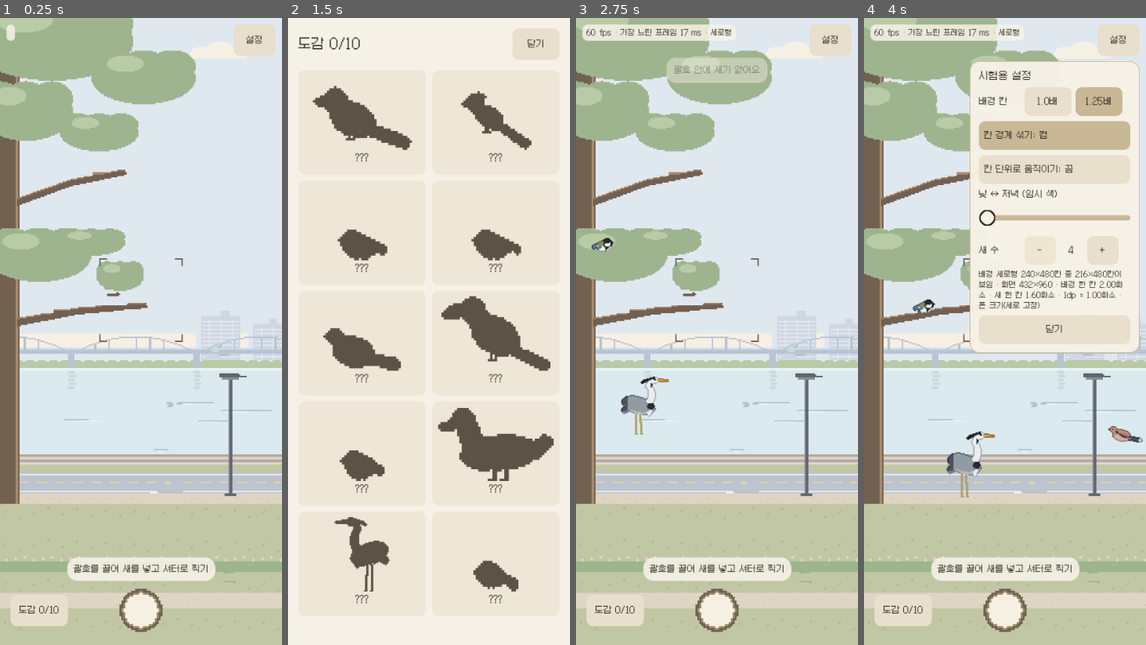
Above: before the commit, frames 1-4 (left to right).
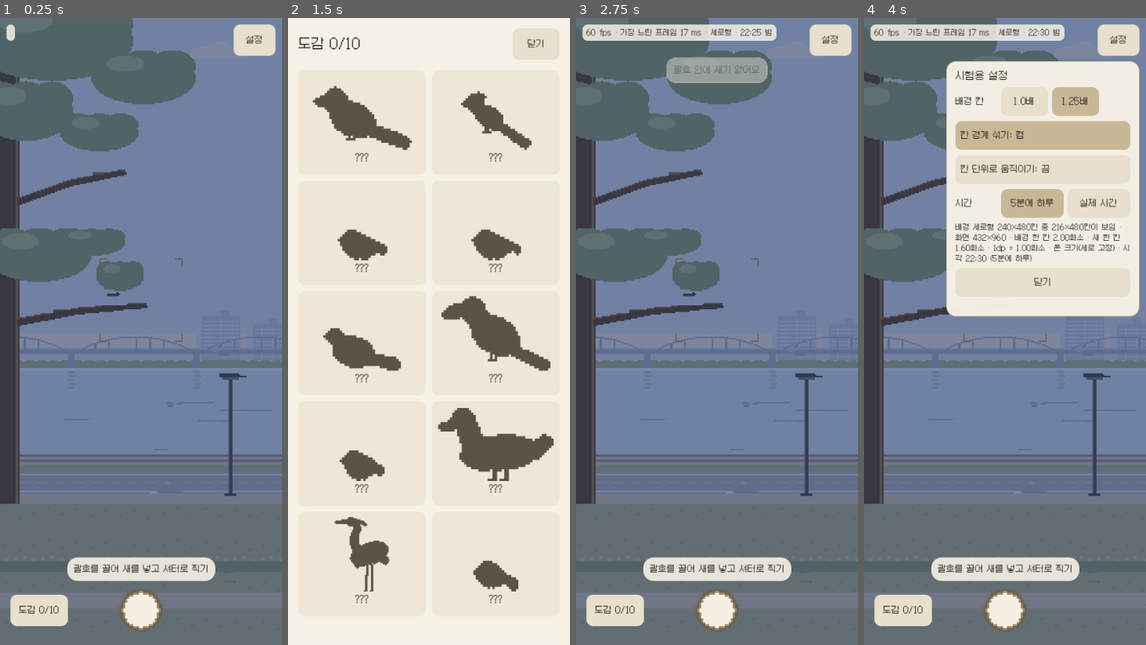
Above: after the commit, the same moments.

Repository: archi142857/nearwings
Game: Godot game, scene res://scenes/main.tscn
Same seed, same stepped clock (60 frames per second), same inputs: the game is played once before the commit and once after it.
Inputs (mouse positions are in pixels of both pictures, inside the frame that each line leads up to):
- Up to frame 1 (0.25 s): no input
- Up to frame 2 (1.5 s): click (429, 607) at 0.52 s; click "도감 0/10" at 1.25 s
- Up to frame 3 (2.75 s): click "닫기" at 2 s
- Up to frame 4 (4 s): click "설정" at 2.75 s; click (1038, 249) at 3.5 s, where only the run before the commit has a clickable "-"

The runs differ from the first frame. In frame 1, 96% of the frame differs, in the area x 0-100%, y 0-100%; in frame 2, nothing differs; in frame 3, 94%; in frame 4, 76%.

Commit message:
새 0~2마리, 시간대 배경 / Limit birds to 0-2 and add time-of-day backgrounds
- 한 화면의 새를 0~2마리로: 없으면 평균 10초에 한 마리, 두 번째 새는 그 1/12 빠르기, 8~24초 머묾. 설정에서 바꾸지 않음(core/bird_rules.gd)
- 배경과 새 빛깔이 시간대(새벽·낮·저녁·밤)를 따름. 기본 5분에 하루, 시험용 설정에서 실제 시간으로 바꿔 볼 수 있음(core/time_of_day.gd)
- 임시 새벽·밤 색표(tools/time_palettes.py)와 벌마다 구운 그림
- 시험: 새 수 분포(없음 31%·한 마리 63%·두 마리 5%), 시간대 섞기, 캡처에 새벽·해 질 녘·밤 추가. 단위 시험 오류도 실패로 침. 버전 0.1.2

- Limit birds on screen to 0-2: one arrives on average every 10 s when empty, a second at 1/12 that rate, each stays 8-24 s; not user-adjustable (core/bird_rules.gd)
- Background and bird tint follow the time of day (dawn, day, evening, night); a day lasts 5 minutes by default, switchable to real time in the test settings (core/time_of_day.gd)
- Temporary dawn and night palettes (tools/time_palettes.py) baked for every set
- Tests: bird count distribution (31% none, 63% one, 5% two), time-of-day blending, dawn/dusk/night captures; script errors in unit tests now fail the check; version 0.1.2

Diff:
--- a/game/assets/habitats/urban_river_park/palettes.json
+++ b/game/assets/habitats/urban_river_park/palettes.json
@@ -1,8 +1,10 @@
 {
- "note": "임시: 디자인 캔버스 시안(폴더블 화면)에서 모은 색. 저녁은 코드 세션이 만든 임시 변환이다.",
+ "note": "임시: 디자인 캔버스 시안(폴더블 화면)에서 모은 색. 저녁·새벽·밤은 코드 세션이 낮 색에서 만든 임시 변환이다(tools/canvas_import.py, tools/time_palettes.py). 디자인 세션의 시간대 색표가 오면 바꾼다.",
  "order": [
   "day",
-  "evening"
+  "dawn",
+  "evening",
+  "night"
  ],
  "palettes": {
   "day": [
@@ -70,6 +72,72 @@
    "#877c77",
    "#d4b389",
    "#735b42"
+  ],
+  "dawn": [
+   "#ccc5d8",
+   "#b2aa97",
+   "#c8c7d7",
+   "#949a86",
+   "#ccb5b2",
+   "#afa7ba",
+   "#abac99",
+   "#705555",
+   "#beb7cc",
+   "#e2cbce",
+   "#cec5d8",
+   "#a9a8be",
+   "#957a63",
+   "#a79292",
+   "#cab5b9",
+   "#dfccce",
+   "#d4cfdd",
+   "#d9cddc",
+   "#9b776a",
+   "#bdb8cc",
+   "#9c9783",
+   "#b6bacb",
+   "#615968",
+   "#d0b69b",
+   "#cdb5b1",
+   "#a1abbe",
+   "#e0abbc",
+   "#bea59e",
+   "#817d90",
+   "#cfb6a5",
+   "#6b5851"
+  ],
+  "night": [
+   "#7181a3",
+   "#626e73",
+   "#6f82a3",
+   "#506466",
+   "#717687",
+   "#606d8d",
+   "#5e7074",
+   "#393742",
+   "#69779b",
+   "#7f849c",
+   "#7280a3",
+   "#5c6d90",
+   "#504f4c",
+   "#5b5e6f",
+   "#70768c",
+   "#7c859c",
+   "#7687a7",
+   "#7986a6",
+   "#544d51",
+   "#68789b",
+   "#546264",
+   "#647999",
+   "#303a50",
+   "#737776",
+   "#727686",
+   "#576f90",
+   "#7d6f8e",
+   "#696b78",
+   "#44516d",
+   "#73777d",
+   "#36393f"
   ]
  }
 }
--- a/game/scripts/app.gd
+++ b/game/scripts/app.gd
@@ -7,7 +7,9 @@
 ##   --seed=<n>       새 움직임을 매번 같게
 ##   --prewarm        새를 처음부터 앉혀 둔다
 ##   --set=<portrait|square|landscape>  배경 벌을 정해 쓴다 (기본은 화면 비율에 가장 가까운 벌)
-##   --bg_ratio=<r> --evening=<0~1> --smooth=<0|1> --snap=<0|1> --bird_count=<n> --ui=<0|1>
+##   --hour=<0~24>    그 시각에 멈춘다 (화면 캡처·시험용)
+##   --time=<fast|real>  시간: 5분에 하루(fast, 기본) 또는 기기 시계(real)
+##   --bg_ratio=<r> --smooth=<0|1> --snap=<0|1> --ui=<0|1>
 
 signal settings_changed
 
@@ -17,8 +19,7 @@
 	"bg_ratio": 1.25,       # 배경 칸이 새 칸의 몇 배인지 (결정 기록: 1.25)
 	"smooth_edges": true,   # 정수가 아닌 배율에서 칸 경계만 1화소 안에서 섞기
 	"snap_motion": false,   # 새와 화면을 칸 단위로 끊어 움직이기 (비교용)
-	"evening": 0.0,         # 0 = 낮, 1 = 저녁 (임시 저녁 색표)
-	"bird_count": 5,
+	"time_mode": "fast",    # 시간 흐름: fast = 5분에 하루, real = 기기 시계 (둘 중 하나로 정하기 전 시험용)
 	"show_ui": true,
 }
 
@@ -34,14 +35,12 @@
 		rng.randomize()
 	if args.has("bg_ratio"):
 		settings["bg_ratio"] = float(args["bg_ratio"])
-	if args.has("evening"):
-		settings["evening"] = float(args["evening"])
+	if args.has("time"):
+		settings["time_mode"] = "real" if args["time"] == "real" else "fast"
 	if args.has("smooth"):
 		settings["smooth_edges"] = args["smooth"] != "0"
 	if args.has("snap"):
 		settings["snap_motion"] = args["snap"] != "0"
-	if args.has("bird_count"):
-		settings["bird_count"] = int(args["bird_count"])
 	if args.has("ui"):
 		settings["show_ui"] = args["ui"] != "0"
 	get_tree().root.size_changed.connect(apply_orientation_policy)
--- a/game/scripts/background.gd
+++ b/game/scripts/background.gd
@@ -2,12 +2,14 @@
 ## 서식지 배경 한 벌. 1칸 = 장면 좌표 1.
 ## 서식지마다 세로형·정사각형·가로형 세 벌(portrait, square, landscape 폴더)이 있고 색표(palettes.json)는 하나다.
 ## 원본은 벌마다 index.png(칸마다 색 번호)이고, tools/bake_palettes.py가 색표마다 baked_<이름>.png로 구워 둔다.
-## 화면에는 구운 그림을 그리고 낮·저녁 사이는 두 장을 섞는다.
+## 화면에는 구운 그림을 그리고, 시간대가 바뀌는 사이는 이웃한 두 시간대 그림을 섞는다(TimeOfDay).
 ## (SubViewport로 실행 중에 굽는 방법은 Compatibility 렌더러에서 색이 어두워져 쓰지 않는다.)
 
 var habitat_dir := ""
 var palette_order: Array = []
 var mat: ShaderMaterial
+var textures := {}        # 지금 벌의 색표 이름 → 구운 그림
+var shown := ["", ""]     # 지금 섞고 있는 두 색표
 
 
 func setup(dir: String) -> void:
@@ -33,19 +35,34 @@
 
 
 func use_set(set_id: String) -> void:
-	var dir := habitat_dir + "/" + set_id
-	texture = load(dir + "/baked_%s.png" % palette_order[0])
-	if palette_order.has("evening"):
-		mat.set_shader_parameter("tex_b", load(dir + "/baked_evening.png"))
+	textures.clear()
+	for p in palette_order:
+		textures[p] = load("%s/%s/baked_%s.png" % [habitat_dir, set_id, p])
+	shown = ["", ""]
+	_show(palette_order[0], palette_order[0], 0.0)
 
 
 func scene_size() -> Vector2:
 	return Vector2(texture.get_size())
 
 
-## 0 = 낮, 1 = 저녁.
-func set_evening(amount: float) -> void:
-	mat.set_shader_parameter("mix_ab", clampf(amount, 0.0, 1.0))
+## 시각(0~24시)에 맞는 색으로 그린다. 없는 색표는 낮 색표로 대신한다.
+func set_time(hour: float) -> void:
+	var b := TimeOfDay.blend(hour)
+	_show(b[0], b[1], b[2])
+
+
+func _show(a: String, b: String, t: float) -> void:
+	if not textures.has(a):
+		a = palette_order[0]
+	if not textures.has(b):
+		b = palette_order[0]
+	if a != shown[0]:
+		texture = textures[a]
+	if b != shown[1]:
+		mat.set_shader_parameter("tex_b", textures[b])
+	shown = [a, b]
+	mat.set_shader_parameter("mix_ab", clampf(t, 0.0, 1.0))
 
 
 func set_smooth(on: bool) -> void:
--- a/game/scripts/birds/bird.gd
+++ b/game/scripts/birds/bird.gd
@@ -77,7 +77,7 @@
 	feet = at_feet
 	state = State.PERCHED
 	facing_left = App.rng.randf() < 0.5
-	stay = App.rng.randf_range(5.0, 12.0)
+	stay = App.rng.randf_range(BirdRules.STAY_MIN, BirdRules.STAY_MAX)
 	idle_left = App.rng.randf_range(1.5, 4.0)
 	_update()
 
--- a/game/scripts/birds/bird_spawner.gd
+++ b/game/scripts/birds/bird_spawner.gd
@@ -1,14 +1,13 @@
 class_name BirdSpawner
 extends Node
-## 새를 정해진 수만큼 유지한다.
-## 어떤 새가 언제 오는지, 한 번에 몇 마리까지인지는 화면과 상관없이 정한다. 그래야 기기마다 새가 오는 확률이 같다
-## (결정 기록 2026-10-22). 온 새는 지금 보이는 횃대 가운데 그 새가 앉을 수 있는 곳에 앉고,
-## 자리가 없으면 다른 새로 바꾸지 않고 자리가 날 때까지 기다린다.
+## 새가 오고 가는 것을 맡는다. 몇 마리가 얼마나 자주 오는지는 BirdRules(한 화면 0~2마리, 2마리는 드물게)를 따른다.
+## 어떤 새가 언제 오는지는 화면과 상관없이 정한다. 그래야 기기마다 새가 오는 확률이 같다(결정 기록 2026-10-22).
+## 온 새는 지금 보이는 횃대 가운데 그 새가 앉을 수 있는 곳에 앉고, 자리가 없으면 다른 새로 바꾸지 않고 기다린다.
 ## 그래서 배경 세 벌 모두 화면에 늘 보이는 곳(안전 영역)에 그 서식지 새들이 앉을 횃대가 다 있어야 한다(tools/perch_check.py).
 
 const MARGIN := 3.0             # 화면 가장자리에서 띄울 칸
 const OFFSCREEN_LIMIT := 8.0    # 앉은 새가 화면 밖에 이만큼 있으면 치운다 (초)
-const PASS_CHANCE := 0.22       # 내려앉지 않고 지나가기만 하는 새의 비율
+const RETRY := 1.0              # 오기로 정한 새가 앉을 자리를 다시 찾는 간격 (초)
 const WAIT_LIMIT := 20.0        # 앉을 자리를 이만큼 못 찾으면 그 새는 안 온 것으로 친다 (초, 자료가 틀렸을 때만)
 
 var main: Node                  # view_rect(), play_rect(), bird_cell(), pixel_step() 제공
@@ -16,9 +15,9 @@
 var db: SpeciesDB
 var perches: Perches
 var mat: ShaderMaterial
-var cooldown := 0.4
 var waiting: Dictionary = {}    # 오기로 정했지만 아직 앉을 자리를 못 찾은 새 (종)
 var waited := 0.0
+var retry := 0.0
 
 
 func setup(main_node: Node, bird_layer: Node2D, species_db: SpeciesDB, sharp_material: ShaderMaterial) -> void:
@@ -66,17 +65,18 @@
 	return {}
 
 
-## 화면 캡처용: 새를 처음부터 앉혀 두고 한 마리는 날게 한다.
+## 화면 캡처·자체 시험용: 한 마리는 앉혀 두고(오래 머물게) 한 마리는 지나가게 한다. 두 마리가 함께 있는 드문 때다.
 func prewarm() -> void:
 	var view: Rect2 = main.view_rect()
-	var tries := 0
-	while active_birds().size() < int(App.settings["bird_count"]) and tries < 40:
-		tries += 1
-		_spawn(view, true)
-	var b := _spawn_passer(view)
-	if b != null:
-		b.t = b.dur * 0.45
-		b._process(0.0)
+	for tries in 40:
+		var b := _spawn(view, true)
+		if b != null:
+			b.stay = 60.0
+			break
+	var p := _spawn_passer(view)
+	if p != null:
+		p.t = p.dur * 0.45
+		p._process(0.0)
 
 
 ## 벌이 바뀌었을 때(회전·접기·창 크기): 앉아 있던 새는 새 장면에서 자리를 다시 찾아 그대로 앉히고, 날던 새는 치운다.
@@ -100,10 +100,11 @@
 
 func _process(delta: float) -> void:
 	var view: Rect2 = main.view_rect()
-	var excess := -int(App.settings["bird_count"])
+	var present := 0
 	for b in active_birds():
 		if b.state != Bird.State.LEAVING:
-			excess += 1
+			present += 1
+	var excess := present - BirdRules.MAX_BIRDS
 	for b in active_birds():
 		b.bird_cell = main.bird_cell()
 		b.step = main.pixel_step()
@@ -122,17 +123,19 @@
 				b.leave(_exit_point(view, b.feet))
 	if not waiting.is_empty():
 		waited += delta
+		retry -= delta
 		if waited > WAIT_LIMIT:
 			push_warning("%s: 앉을 자리를 %d초 동안 못 찾았다 (횃대 자료 확인)" % [waiting["id"], int(WAIT_LIMIT)])
 			waiting = {}
-	cooldown -= delta
-	if cooldown <= 0.0:
-		cooldown = App.rng.randf_range(0.6, 2.2)
-		if active_birds().size() < int(App.settings["bird_count"]):
-			if waiting.is_empty() and App.rng.randf() < PASS_CHANCE:
-				_spawn_passer(view)
-			else:
-				_spawn(view, false)
+		elif retry <= 0.0 and present < BirdRules.MAX_BIRDS:
+			retry = RETRY
+			_spawn(view, false)
+	elif App.rng.randf() < BirdRules.arrival_rate(present) * delta:
+		if App.rng.randf() < BirdRules.PASS_CHANCE:
+			_spawn_passer(view)
+		else:
+			retry = RETRY
+			_spawn(view, false)
 
 
 ## 오기로 정한 새를 앉힌다. 정한 새가 없으면 새로 고르고, 자리가 없으면 그 새를 그대로 기다리게 둔다.
--- /dev/null
+++ b/game/scripts/core/bird_rules.gd
@@ -0,0 +1,18 @@
+class_name BirdRules
+extends RefCounted
+## 새가 오고 가는 규칙. 실제 탐조하는 느낌으로, 한 화면의 새는 0~2마리이고 2마리는 드물다(결정 기록 2026-10-22).
+## 이 값들은 놀이 설정으로 바꾸지 않는다(사용자: 진짜 탐조하는 느낌의 앱이 목표). 상태가 없는 값과 함수만 둔다 (단위 시험 대상).
+
+const MAX_BIRDS := 2            # 한 화면에 함께 있는 새 (지나가는 새 포함, 떠나는 새 빼고)
+const MEAN_WAIT := 10.0         # 새가 없을 때 다음 새가 오기까지 평균 (초)
+const SECOND_BIRD := 1.0 / 12.0  # 새가 한 마리 있을 때 다음 새가 오는 빠르기 = 없을 때의 1/12 (두 마리는 정말 드물게)
+const PASS_CHANCE := 0.22       # 온 새 가운데 내려앉지 않고 지나가기만 하는 새의 비율
+const STAY_MIN := 8.0           # 앉아 있는 시간 (초)
+const STAY_MAX := 24.0
+
+
+## 지금 n마리가 있을 때 1초 동안 새가 올 확률(빠르기). 화면과 상관없다.
+static func arrival_rate(present: int) -> float:
+	if present >= MAX_BIRDS:
+		return 0.0
+	return pow(SECOND_BIRD, present) / MEAN_WAIT
--- /dev/null
+++ b/game/scripts/core/time_of_day.gd
@@ -0,0 +1,58 @@
+class_name TimeOfDay
+extends RefCounted
+## 하루 시간대. 배경은 시간대에 따라 바뀐다(결정 기록 2026-10-22).
+## 시각(0~24시)마다 섞을 색표 두 장과 섞는 정도, 새 빛깔을 정한다. 상태가 없는 함수만 둔다 (단위 시험 대상).
+
+## [시각, 색표]. 이웃한 두 점 사이는 부드럽게 섞는다. 새벽 5:45, 낮 7:00~17:00, 해 질 녘 18:30, 밤 20:00~4:30.
+const KEYS := [
+	[0.0, "night"], [4.5, "night"], [5.75, "dawn"], [7.0, "day"],
+	[17.0, "day"], [18.5, "evening"], [20.0, "night"], [24.0, "night"],
+]
+## 새도 배경처럼 조금 물들인다 (임시. 새 색표가 생기면 바꾼다)
+const BIRD_TINT := {
+	"day": Color(1.0, 1.0, 1.0),
+	"dawn": Color(0.93, 0.86, 0.89),
+	"evening": Color(0.86, 0.76, 0.70),
+	"night": Color(0.60, 0.64, 0.80),
+}
+const LABELS := {"night": "밤", "dawn": "새벽", "day": "낮", "evening": "저녁"}
+const FAST_DAY_SEC := 300.0   # 빠른 시간: 5분에 하루
+
+
+## [색표 a, 색표 b, 섞는 정도 0~1].
+static func blend(hour: float) -> Array:
+	var h := fposmod(hour, 24.0)
+	for i in KEYS.size() - 1:
+		var h0: float = KEYS[i][0]
+		var h1: float = KEYS[i + 1][0]
+		if h >= h0 and h < h1:
+			var t := (h - h0) / (h1 - h0)
+			return [KEYS[i][1], KEYS[i + 1][1], t * t * (3.0 - 2.0 * t)]
+	return ["night", "night", 0.0]
+
+
+static func bird_tint(hour: float) -> Color:
+	var b := blend(hour)
+	return (BIRD_TINT[b[0]] as Color).lerp(BIRD_TINT[b[1]], b[2])
+
+
+## 지금 시각에 더 가까운 시간대 이름 (night, dawn, day, evening).
+static func phase(hour: float) -> String:
+	var b := blend(hour)
+	return b[0] if b[2] < 0.5 else b[1]
+
+
+## 빠른 시간: 시작 시각에서 day_sec초에 하루가 지나게.
+static func fast_hour(start_hour: float, elapsed_sec: float, day_sec := FAST_DAY_SEC) -> float:
+	return fposmod(start_hour + elapsed_sec / day_sec * 24.0, 24.0)
+
+
+## 기기 시계의 지금 시각 (0~24).
+static func real_hour() -> float:
+	var t := Time.get_time_dict_from_system()
+	return float(t["hour"]) + float(t["minute"]) / 60.0 + float(t["second"]) / 3600.0
+
+
+static func format(hour: float) -> String:
+	var m := int(floor(fposmod(hour, 24.0) * 60.0))
+	return "%02d:%02d" % [m / 60, m % 60]
--- a/game/scripts/main.gd
+++ b/game/scripts/main.gd
@@ -2,6 +2,7 @@
 ## 0단계 시험판: 배경, 새, 뷰파인더와 셔터, 도감, 시험용 설정.
 ## 배경은 서식지마다 세로형·정사각형·가로형 세 벌이고, 화면 비율에 가장 가까운 벌을 화면에 꽉 차게 그린다
 ## (결정 기록 2026-10-22). 화면은 고정이고 밀어서 둘러보지 않는다. 회전·접기·창 크기가 바뀌면 벌을 다시 고른다.
+## 배경과 새 빛깔은 시간대(새벽·낮·저녁·밤)를 따른다. 시간은 5분에 하루가 지나거나(기본) 기기 시계를 따른다(시험용 설정).
 ## 장면 좌표 단위는 배경 칸이고, 카메라 확대 배율이 곧 '배경 한 칸 = 몇 화소'다.
 
 const HABITAT := "res://assets/habitats/urban_river_park"
@@ -28,6 +29,11 @@
 var bg_px := 5.0                    # 배경 한 칸 = 화면 몇 화소
 var drag := Drag.NONE
 var capture_left := -1
+var clock_hour := 12.0              # 게임 시각 (0~24시)
+var clock_start := 12.0             # 빠른 시간이 시작한 시각
+var clock_elapsed := 0.0            # 빠른 시간이 시작하고 지난 초
+var clock_frozen := false           # --hour: 그 시각에 멈춤 (화면 캡처·시험용)
+var time_mode := ""
 
 
 func _ready() -> void:
@@ -79,6 +85,15 @@
 	debug_ui = preload("res://scripts/ui/debug_ui.gd").new()
 	add_child(debug_ui)
 	debug_ui.setup(self)
+
+	# 시간: 처음에는 기기 시계의 지금 시각에서 시작한다
+	if App.args.has("hour"):
+		clock_start = float(App.args["hour"])
+		clock_frozen = true
+	else:
+		clock_start = TimeOfDay.real_hour()
+	clock_hour = clock_start
+	time_mode = String(App.settings["time_mode"])
 
 	get_tree().root.size_changed.connect(_on_resized)
 	App.settings_changed.connect(_apply_settings)
@@ -140,6 +155,7 @@
 		background.use_set(chosen)
 		scene_cells = set_sizes[chosen]
 		spawner.use_perches(set_perches[chosen])
+		_apply_time()
 	bg_px = Layout.cover_px(view_px, scene_cells)
 	view_cells = Layout.window_cells(view_px, bg_px)
 	camera.zoom = Vector2(bg_px, bg_px)
@@ -152,13 +168,32 @@
 
 
 func _apply_settings() -> void:
-	background.set_evening(float(App.settings["evening"]))
 	background.set_smooth(bool(App.settings["smooth_edges"]))
 	sharp_mat.set_shader_parameter("smooth_edges", bool(App.settings["smooth_edges"]))
 	dex_ui.shadow_mat.set_shader_parameter("smooth_edges", bool(App.settings["smooth_edges"]))
-	# 임시: 저녁에는 새도 배경처럼 조금 물들인다 (새 색표가 생기면 바꾼다)
-	birds_layer.modulate = Color.WHITE.lerp(Color(0.86, 0.76, 0.70), float(App.settings["evening"]))
+	var mode := String(App.settings["time_mode"])
+	if mode != time_mode:
+		time_mode = mode
+		if mode == "fast":   # 빠른 시간으로 바꾸면 지금 시각에서 이어서 흐른다
+			clock_start = clock_hour
+			clock_elapsed = 0.0
 	_place_camera()
+
+
+## 시각을 흐르게 하고, 배경과 새 빛깔을 그 시각에 맞춘다.
+func _tick_clock(delta: float) -> void:
+	if not clock_frozen:
+		if time_mode == "real":
+			clock_hour = TimeOfDay.real_hour()
+		else:
+			clock_elapsed += delta
+			clock_hour = TimeOfDay.fast_hour(clock_start, clock_elapsed)
+	_apply_time()
+
+
+func _apply_time() -> void:
+	background.set_time(clock_hour)
+	birds_layer.modulate = TimeOfDay.bird_tint(clock_hour)   # 임시: 새도 배경처럼 조금 물들인다
 
 
 ## 카메라는 장면 가운데에 고정한다. 비율이 조금 달라 남는 만큼은 양쪽 가장자리를 똑같이 자른다.
@@ -206,7 +241,8 @@
 		capture_ui.hide_hint()
 
 
-func _process(_delta: float) -> void:
+func _process(delta: float) -> void:
+	_tick_clock(delta)
 	if capture_left > 0:
 		capture_left -= 1
 		if App.args.has("shoot") and capture_left == 25:
--- a/game/scripts/selftest.gd
+++ b/game/scripts/selftest.gd
@@ -41,6 +41,10 @@
 	var view: Rect2 = main.view_rect()
 	_check(scene.grow(0.01).encloses(view), "장면이 화면을 꽉 채운다: 장면 %s, 보이는 곳 %s" % [str(scene), str(view)])
 	_check(view.get_center().distance_to(scene.get_center()) < 1.0, "보이는 곳이 장면 가운데: %s" % str(view.get_center()))
+	if App.args.has("hour"):
+		var want_phase := TimeOfDay.phase(float(App.args["hour"]))
+		_check(main.background.shown.has(want_phase), "시각 %s시 배경: %s를 그려야 하는데 %s" % [App.args["hour"], want_phase, str(main.background.shown)])
+	_check(main.spawner.active_birds().size() <= BirdRules.MAX_BIRDS + 1, "새는 많아야 %d마리 (떠나는 새 하나 더)" % BirdRules.MAX_BIRDS)
 
 	# 3. 화면을 밀어도 장면은 그대로다 (둘러보기 없음)
 	var cam_before: Vector2 = main.camera.position
--- a/game/scripts/ui/debug_ui.gd
+++ b/game/scripts/ui/debug_ui.gd
@@ -9,7 +9,6 @@
 var gear: Button
 var panel: PanelContainer
 var info_label: Label
-var count_label: Label
 var frame_ms: Array[float] = []
 var acc := 0.0
 
@@ -53,7 +52,9 @@
 		var worst := 0.0
 		for v in frame_ms:
 			worst = maxf(worst, v)
-		fps_label.text = "%d fps · 가장 느린 프레임 %d ms · %s" % [Engine.get_frames_per_second(), int(round(worst)), Layout.SET_LABELS.get(main.scene_set, "")]
+		var hour: float = main.clock_hour
+		fps_label.text = "%d fps · 가장 느린 프레임 %d ms · %s · %s %s" % [Engine.get_frames_per_second(), int(round(worst)),
+			Layout.SET_LABELS.get(main.scene_set, ""), TimeOfDay.format(hour), TimeOfDay.LABELS[TimeOfDay.phase(hour)]]
 		fps_label.size = fps_label.get_combined_minimum_size()
 		if panel.visible:
 			_update_info()
@@ -128,36 +129,24 @@
 	box.add_child(_toggle("칸 경계 섞기", "smooth_edges"))
 	box.add_child(_toggle("칸 단위로 움직이기", "snap_motion"))
 
-	box.add_child(UiStyle.label("낮 ↔ 저녁 (임시 색)"))
-	var slider := HSlider.new()
-	slider.min_value = 0.0
-	slider.max_value = 1.0
-	slider.step = 0.01
-	slider.value = float(App.settings["evening"])
-	slider.custom_minimum_size = Vector2(dp(232), dp(40))
-	slider.value_changed.connect(func(v: float) -> void: App.set_setting("evening", v))
-	box.add_child(slider)
-
-	var count_row := HBoxContainer.new()
-	count_row.add_theme_constant_override("separation", dp(6))
-	var cl := UiStyle.label("새 수")
-	cl.custom_minimum_size.x = dp(64)
-	count_row.add_child(cl)
-	var minus := Button.new()
-	minus.text = "-"
-	minus.custom_minimum_size = Vector2(dp(48), dp(44))
-	minus.pressed.connect(func() -> void: _change_count(-1))
-	count_row.add_child(minus)
-	count_label = UiStyle.label(str(App.settings["bird_count"]))
-	count_label.custom_minimum_size.x = dp(36)
-	count_label.horizontal_alignment = HORIZONTAL_ALIGNMENT_CENTER
-	count_row.add_child(count_label)
-	var plus := Button.new()
-	plus.text = "+"
-	plus.custom_minimum_size = Vector2(dp(48), dp(44))
-	plus.pressed.connect(func() -> void: _change_count(1))
-	count_row.add_child(plus)
-	box.add_child(count_row)
+	# 시간 흐름: 둘 중 하나로 정할 때까지만 둔다 (5분에 하루 / 기기 시계)
+	var time_row := HBoxContainer.new()
+	time_row.add_theme_constant_override("separation", dp(6))
+	var tl := UiStyle.label("시간")
+	tl.custom_minimum_size.x = dp(64)
+	time_row.add_child(tl)
+	var tgroup := ButtonGroup.new()
+	for pair in [["fast", "5분에 하루"], ["real", "실제 시간"]]:
+		var b := Button.new()
+		b.toggle_mode = true
+		b.button_group = tgroup
+		b.text = pair[1]
+		b.button_pressed = App.settings["time_mode"] == pair[0]
+		b.custom_minimum_size = Vector2(dp(96), dp(44))
+		var mode: String = pair[0]
+		b.pressed.connect(func() -> void: App.set_setting("time_mode", mode))
+		time_row.add_child(b)
+	box.add_child(time_row)
 
 	info_label = UiStyle.label("", dp(11))
 	info_label.autowrap_mode = TextServer.AUTOWRAP_WORD_SMART
@@ -188,12 +177,7 @@
 	return b
 
 
-func _change_count(d: int) -> void:
-	App.set_setting("bird_count", clampi(int(App.settings["bird_count"]) + d, 0, 12))
-
-
 func _on_settings() -> void:
-	count_label.text = str(App.settings["bird_count"])
 	visible = bool(App.settings["show_ui"])
 	_update_info()
 
@@ -206,3 +190,4 @@
 		Layout.SET_LABELS.get(main.scene_set, ""), int(scene.x), int(scene.y), int(round(cells.x)), int(round(cells.y)),
 		int(vs.x), int(vs.y), main.bg_px, main.bg_px * main.bird_cell(),
 		dens, "폰 크기(세로 고정)" if App.is_phone_now() else "큰 화면(모든 방향)"]
+	info_label.text += " · 시각 %s (%s)" % [TimeOfDay.format(main.clock_hour), "5분에 하루" if App.settings["time_mode"] == "fast" else "기기 시계"]
--- /dev/null
+++ b/game/tests/test_birds.gd
@@ -0,0 +1,49 @@
+extends "res://tests/test_case.gd"
+## 새 수: 한 화면에 0~2마리, 2마리는 드물게 (결정 기록 2026-10-22, 실제 탐조하는 느낌).
+## 오는 빠르기(BirdRules.arrival_rate)와 머무는 시간(BirdRules.STAY_*)으로 오래 흉내 내서 몇 마리가 보이는지 센다.
+
+
+func test_arrival_rate_caps_at_two() -> void:
+	near(BirdRules.arrival_rate(0), 1.0 / BirdRules.MEAN_WAIT, 1e-9, "없을 때")
+	check(BirdRules.arrival_rate(1) < BirdRules.arrival_rate(0) * 0.2, "한 마리 있을 때는 훨씬 드물게")
+	eq(BirdRules.arrival_rate(2), 0.0, "두 마리면 더 오지 않는다")
+
+
+func test_visible_count_mostly_zero_or_one() -> void:
+	var rng := RandomNumberGenerator.new()
+	rng.seed = 3
+	var dt := 0.25
+	var arrive_t := 3.0      # 날아와 앉기까지 (상한에 센다)
+	var leave_t := 2.5       # 앉았던 새가 떠나며 보이는 시간 (상한에는 안 센다)
+	var pass_t := 5.0        # 지나가는 새가 보이는 시간 (상한에 센다)
+	var birds: Array = []    # [남은 시간, 상태] 상태: "stay"(오고 앉음), "pass", "leave"
+	var time_at := [0.0, 0.0, 0.0, 0.0]
+	var total := 0.0
+	for step in 200000:
+		var counted := 0
+		for b in birds:
+			counted += int(b[1] != "leave")
+		if rng.randf() < BirdRules.arrival_rate(counted) * dt:
+			if rng.randf() < BirdRules.PASS_CHANCE:
+				birds.append([pass_t, "pass"])
+			else:
+				birds.append([arrive_t + rng.randf_range(BirdRules.STAY_MIN, BirdRules.STAY_MAX), "stay"])
+		var next: Array = []
+		for b in birds:
+			b[0] -= dt
+			if b[0] > 0.0:
+				next.append(b)
+			elif b[1] == "stay":
+				next.append([leave_t, "leave"])
+		birds = next
+		time_at[mini(birds.size(), 3)] += dt
+		total += dt
+	var p0: float = time_at[0] / total
+	var p1: float = time_at[1] / total
+	var p2: float = time_at[2] / total
+	var p3: float = time_at[3] / total
+	print("  보이는 새: 0마리 %.0f%%, 1마리 %.0f%%, 2마리 %.0f%%, 3마리 %.1f%%" % [p0 * 100, p1 * 100, p2 * 100, p3 * 100])
+	check(p0 > 0.2 and p0 < 0.5, "새가 없는 때 %.2f (0.2~0.5)" % p0)
+	check(p1 > 0.4, "한 마리인 때 %.2f (0.4 넘게)" % p1)
+	check(p2 + p3 < 0.08, "두 마리 넘는 때 %.3f (정말 드물게)" % (p2 + p3))
+	check(p3 < 0.02, "세 마리인 때 %.3f" % p3)
--- a/game/tests/test_data.gd
+++ b/game/tests/test_data.gd
@@ -39,7 +39,7 @@
 				eq(s.x, s.y, "정사각형")
 			"landscape":
 				check(s.x > s.y, "가로형은 가로가 길다 (%s)" % str(s))
-		for palette in ["day", "evening"]:
+		for palette in ["day", "dawn", "evening", "night"]:
 			var baked: Texture2D = load("%s/%s/baked_%s.png" % [HABITAT, set_name, palette])
 			eq(Vector2i(baked.get_size()), s, "%s: 구운 %s 그림 크기 = index 크기" % [set_name, palette])
 
@@ -69,7 +69,11 @@
 func test_palettes_cover_every_set() -> void:
 	var data: Dictionary = JSON.parse_string(FileAccess.get_file_as_string(HABITAT + "/palettes.json"))
 	var day: Array = data["palettes"]["day"]
-	eq(day.size(), (data["palettes"]["evening"] as Array).size(), "낮·저녁 색 수가 같다")
+	for name in ["dawn", "evening", "night"]:
+		check(data["palettes"].has(name), "%s 색표가 있다" % name)
+		eq((data["palettes"][name] as Array).size(), day.size(), "%s 색 수가 낮과 같다" % name)
+	for key in TimeOfDay.KEYS:
+		check((data["order"] as Array).has(key[1]), "시간대 %s 색표가 order에 있다" % key[1])
 	for set_name in Layout.SET_NAMES:
 		var img: Image = (load("%s/%s/index.png" % [HABITAT, set_name]) as Texture2D).get_image()
 		img.convert(Image.FORMAT_R8)
--- /dev/null
+++ b/game/tests/test_time.gd
@@ -0,0 +1,42 @@
+extends "res://tests/test_case.gd"
+## 시간대: 시각 → 색표 섞기, 빠른 시간(5분에 하루) 셈 (03_개발 계획 '시간대').
+
+
+func test_blend_at_key_hours() -> void:
+	eq(TimeOfDay.phase(12.0), "day", "정오는 낮")
+	eq(TimeOfDay.phase(18.5), "evening", "18:30은 저녁")
+	eq(TimeOfDay.phase(23.0), "night", "23시는 밤")
+	eq(TimeOfDay.phase(2.0), "night", "2시는 밤")
+	eq(TimeOfDay.phase(5.75), "dawn", "5:45는 새벽")
+	var b := TimeOfDay.blend(12.0)
+	eq(b[0], "day", "정오 a")
+	eq(b[1], "day", "정오 b")
+
+
+func test_blend_is_continuous() -> void:
+	# 시각을 조금씩 옮겨도 새 빛깔이 갑자기 바뀌지 않는다 (색표가 바뀌는 점에서도)
+	var prev := TimeOfDay.bird_tint(0.0)
+	var h := 0.0
+	while h < 24.0:
+		h += 0.05
+		var c := TimeOfDay.bird_tint(h)
+		var d := maxf(maxf(absf(c.r - prev.r), absf(c.g - prev.g)), absf(c.b - prev.b))
+		check(d < 0.03, "%.2f시에 빛깔이 튄다 (%.3f)" % [h, d])
+		prev = c
+
+
+func test_blend_t_in_range() -> void:
+	for i in 96:
+		var b := TimeOfDay.blend(i * 0.25)
+		check(b[2] >= 0.0 and b[2] <= 1.0, "%.2f시 섞는 정도 %.3f" % [i * 0.25, b[2]])
+
+
+func test_fast_day_is_five_minutes() -> void:
+	near(TimeOfDay.fast_hour(6.0, 300.0), 6.0, 1e-6, "5분이면 하루가 지나 같은 시각")
+	near(TimeOfDay.fast_hour(0.0, 150.0), 12.0, 1e-6, "2분 30초면 12시간")
+	near(TimeOfDay.fast_hour(23.0, 12.5), 0.0, 1e-6, "자정을 넘으면 0시부터")
+
+
+func test_format() -> void:
+	eq(TimeOfDay.format(5.75), "05:45", "5.75시")
+	eq(TimeOfDay.format(24.0), "00:00", "24시는 0시")
Binary file added: game/assets/habitats/urban_river_park/landscape/baked_dawn.png
Not shown, added: game/assets/habitats/urban_river_park/landscape/baked_dawn.png.import
Binary file added: game/assets/habitats/urban_river_park/landscape/baked_night.png
Not shown, added: game/assets/habitats/urban_river_park/landscape/baked_night.png.import
Binary file added: game/assets/habitats/urban_river_park/portrait/baked_dawn.png
Not shown, added: game/assets/habitats/urban_river_park/portrait/baked_dawn.png.import
Binary file added: game/assets/habitats/urban_river_park/portrait/baked_night.png
Not shown, added: game/assets/habitats/urban_river_park/portrait/baked_night.png.import
Binary file added: game/assets/habitats/urban_river_park/square/baked_dawn.png
Not shown, added: game/assets/habitats/urban_river_park/square/baked_dawn.png.import
Binary file added: game/assets/habitats/urban_river_park/square/baked_night.png
Not shown, added: game/assets/habitats/urban_river_park/square/baked_night.png.import
(and 9 more such lines)
